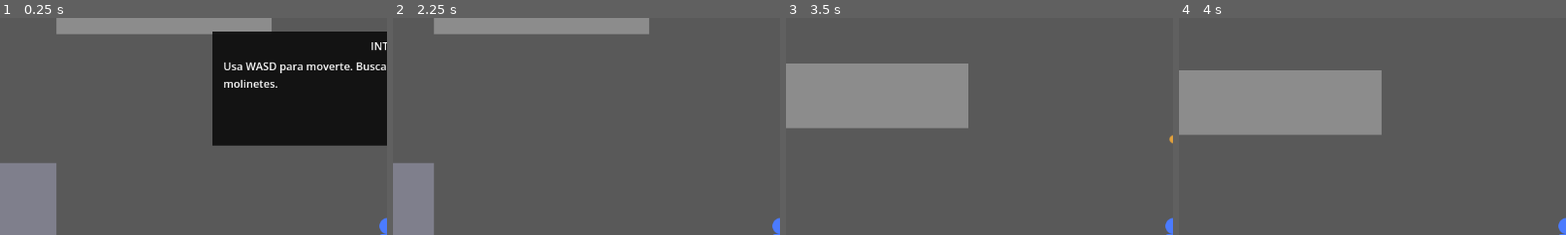
Above: before the commit, frames 1-4 (left to right).
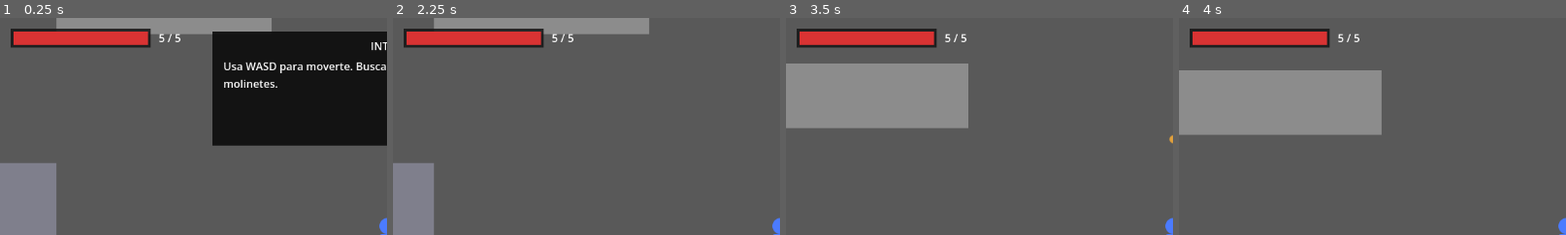
Above: after the commit, the same moments.

Repository: SOrtiz1967/Silent-Gil-Proyecto-Final
Game: Godot game, scene res://escenas/nivel_1.tscn
The game is run twice, just before and just after one commit, with the same random seed, the same clock (stepped at 60 frames per second) and the same inputs.
Inputs:
- Up to frame 1 (0.25 s): no input
- Up to frame 2 (2.25 s): tap Enter at 0.5, 2 s; hold D (mover_derecha) 0.53-1.28 s; tap E (disparar) at 0.6 s; tap Space (golpear) at 1.25, 1.35 s; hold S (mover_abajo) 1.28-2.03 s; hold D (mover_derecha) from 2.03 s (still down); tap F (interactuar) at 2.1 s
- Up to frame 3 (3.5 s): release D (mover_derecha) at 2.78 s; hold W (mover_arriba) from 2.78 s (still down); tap E (disparar) at 2.85 s
- Up to frame 4 (4 s): release W (mover_arriba) at 3.53 s; hold A (mover_izquierda) from 3.53 s (still down); tap Space (golpear) at 3.6 s
The pictures show only the part of the screen within x 0-50%, y 0-50%; the shares and areas given below are measured in that part.

The runs differ from the first frame. In frame 1, 3.3% of the frame differs, in the area x 2-47%, y 4-14%; in frame 2, 3.3%; in frame 3, 3.3%; in frame 4, 3.3%.

Commit message:
barra de vida del jugador, 5 de vida y medio segundo de invulnerabilidad

Diff:
--- a/escenas/jugador.tscn
+++ b/escenas/jugador.tscn
@@ -8,7 +8,6 @@
 height = 40.0
 
 [sub_resource type="RectangleShape2D" id="RectangleShape2D_golpe"]
-size = Vector2(20, 20)
 
 [node name="Jugador" type="CharacterBody2D" unique_id=1593424449 groups=["jugador"]]
 script = ExtResource("1_script")
@@ -19,8 +18,7 @@
 [node name="ColisionJugador" type="CollisionShape2D" parent="." unique_id=1744172139]
 shape = SubResource("CapsuleShape2D_jugador")
 
-[node name="Camera2D" type="Camera2D" parent="."]
-current = true
+[node name="Camera2D" type="Camera2D" parent="." unique_id=164561058]
 
 [node name="ZonaGolpe" type="Area2D" parent="." unique_id=1966236519]
 position = Vector2(24, 0)
@@ -33,6 +31,34 @@
 [node name="TemporizadorGolpe" type="Timer" parent="." unique_id=1799378790]
 one_shot = true
 
+[node name="TemporizadorInvulnerable" type="Timer" parent="." unique_id=822073734]
+one_shot = true
+
+[node name="Hud" type="CanvasLayer" parent="." unique_id=1400651296]
+
+[node name="FondoVida" type="ColorRect" parent="Hud" unique_id=332868374]
+offset_left = 16.0
+offset_top = 16.0
+offset_right = 224.0
+offset_bottom = 44.0
+color = Color(0.08, 0.08, 0.08, 0.85)
+
+[node name="RellenoVida" type="ColorRect" parent="Hud" unique_id=1886186631]
+offset_left = 20.0
+offset_top = 20.0
+offset_right = 220.0
+offset_bottom = 40.0
+color = Color(0.85, 0.2, 0.2, 1)
+
+[node name="EtiquetaVida" type="Label" parent="Hud" unique_id=229716340]
+offset_left = 236.0
+offset_top = 16.0
+offset_right = 356.0
+offset_bottom = 44.0
+text = "5 / 5"
+vertical_alignment = 1
+
 [connection signal="area_entered" from="ZonaGolpe" to="." method="_on_zona_golpe_area_entered"]
 [connection signal="body_entered" from="ZonaGolpe" to="." method="_on_zona_golpe_body_entered"]
 [connection signal="timeout" from="TemporizadorGolpe" to="." method="_on_temporizador_golpe_timeout"]
+[connection signal="timeout" from="TemporizadorInvulnerable" to="." method="_on_temporizador_invulnerable_timeout"]
--- a/scripts/jugador.gd
+++ b/scripts/jugador.gd
@@ -1,20 +1,30 @@
 extends CharacterBody2D
 
 const Proyectil = preload("res://escenas/proyectil.tscn")
+const anchoBarra = 200.0
 
 @export var velocidad = 200.0
 @export var duracion_golpe = 0.3
 @export var distancia_golpe = 24.0
 @export var distancia_disparo = 20.0
-@export var dano = 1
-@export var vidaMaxima = 3
+@export var dano = 3
+@export var vidaMaxima = 5
+@export var duracionInvulnerable = 0.6
 
 var mirando = "abajo"
 var golpeando = false
-var vida = vidaMaxima
+var invulnerable = false
+var vida = 0
 
 @onready var zona_golpe = $ZonaGolpe
 @onready var temporizador_golpe = $TemporizadorGolpe
+@onready var temporizadorInvulnerable = $TemporizadorInvulnerable
+@onready var rellenoVida = $Hud/RellenoVida
+@onready var etiquetaVida = $Hud/EtiquetaVida
+
+func _ready():
+	vida = vidaMaxima
+	actualizarBarraVida()
 
 func _physics_process(delta):
 	if golpeando:
@@ -78,9 +88,28 @@
 		cuerpo.recibirDano(dano)
 
 func recibirDano(cantidad):
+	if invulnerable:
+		return
 	vida -= cantidad
+	actualizarBarraVida()
 	if vida <= 0:
 		morir()
+		return
+	activarInvulnerable()
+
+func activarInvulnerable():
+	invulnerable = true
+	$Sprite2D.modulate.a = 0.5
+	temporizadorInvulnerable.start(duracionInvulnerable)
+
+func _on_temporizador_invulnerable_timeout():
+	invulnerable = false
+	$Sprite2D.modulate.a = 1.0
+
+func actualizarBarraVida():
+	var vidaVisible = max(vida, 0)
+	rellenoVida.size.x = anchoBarra * float(vidaVisible) / float(vidaMaxima)
+	etiquetaVida.text = str(vidaVisible) + " / " + str(vidaMaxima)
 
 func morir():
 	get_tree().reload_current_scene()
